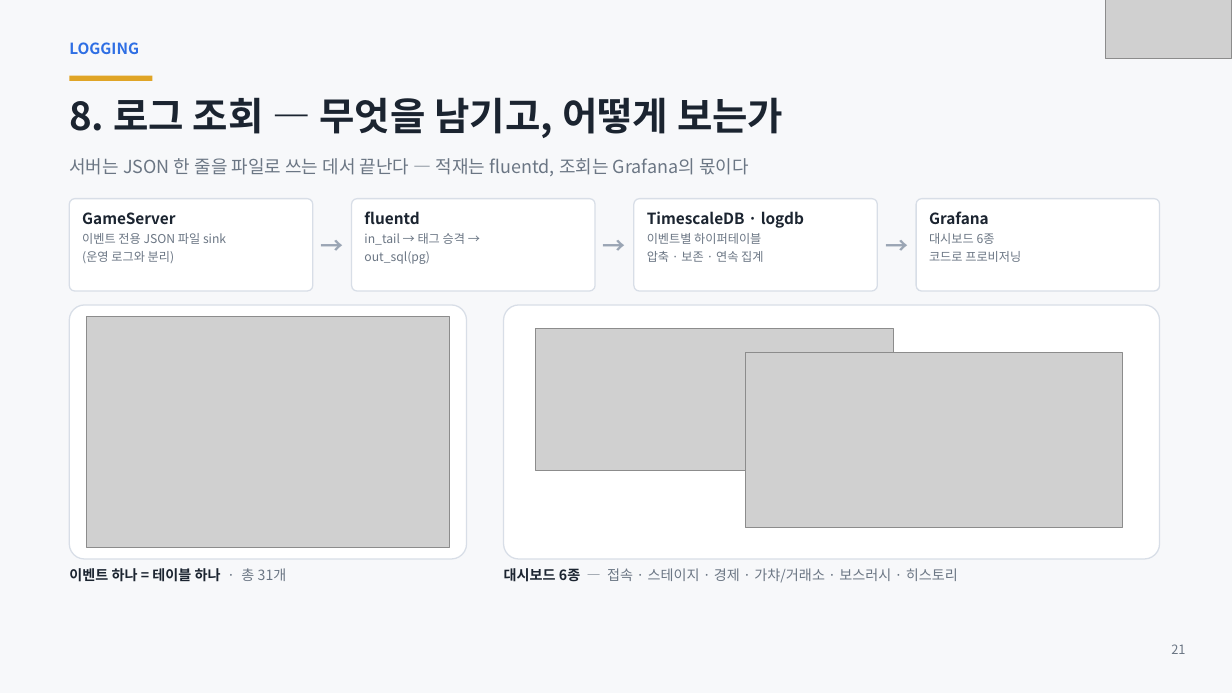
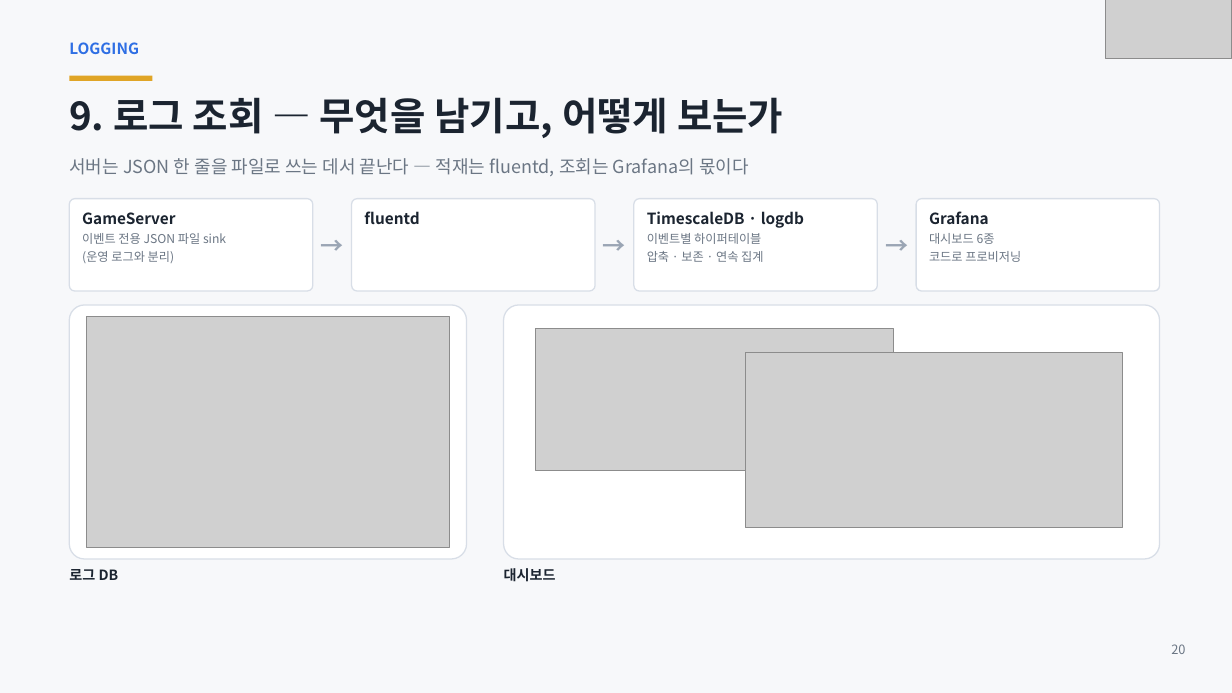
Before and after one commit to ks-wook/com2us-taskbar-hero, a slide deck: slide 20 of docs/com2us-taskbar-hero-발표자료.pptx (slide 21 before the commit). Drawn at 1232x693 pixels with LibreOffice and Linux fonts; fonts in the diff are those of the drawing; grey boxes stand for pictures. Boxes give left, top, right and bottom in pixels: in the first picture for what was removed or moved away, otherwise in the second. Text is boxed around its words. In the diff, an @@ line names an element or a change of style, - is before the commit and + after.

```diff
--- a/docs/com2us-taskbar-hero-발표자료.pptx
+++ b/docs/com2us-taskbar-hero-발표자료.pptx
@@ text at bbox=[69, 97, 783, 138]: text changed @@
-8. 로그 조회 — 무엇을 남기고, 어떻게 보는가
+9. 로그 조회 — 무엇을 남기고, 어떻게 보는가
@@ text removed at bbox=[364, 211, 465, 264] @@
-fluentd
-in_tail → 태그 승격 →
-out_sql(pg)
@@ text removed at bbox=[69, 568, 287, 582] @@
-이벤트 하나 = 테이블 하나 · 총 31개
@@ text added at bbox=[69, 569, 119, 580], 11 pt, text #1B2430, bold @@
+로그 DB
@@ text at bbox=[504, 568, 556, 582]: text changed; text colour #6B7684 to #1B2430; bold on @@
-대시보드 6종 — 접속 · 스테이지 · 경제 · 가챠/거래소 · 보스러시 · 히스토리
+대시보드
@@ text at bbox=[1171, 644, 1185, 654]: text changed @@
-21
+20
```
Also in this commit, not shown: 32 other slides changed, 5 slides added, 3 slides removed.
